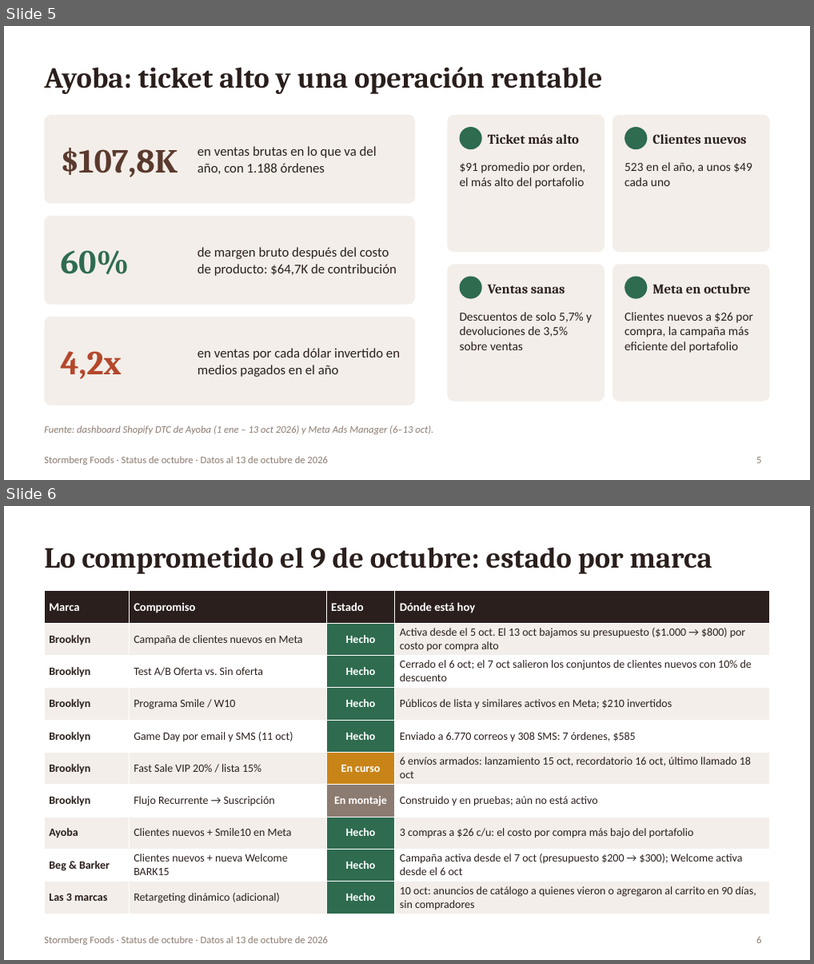
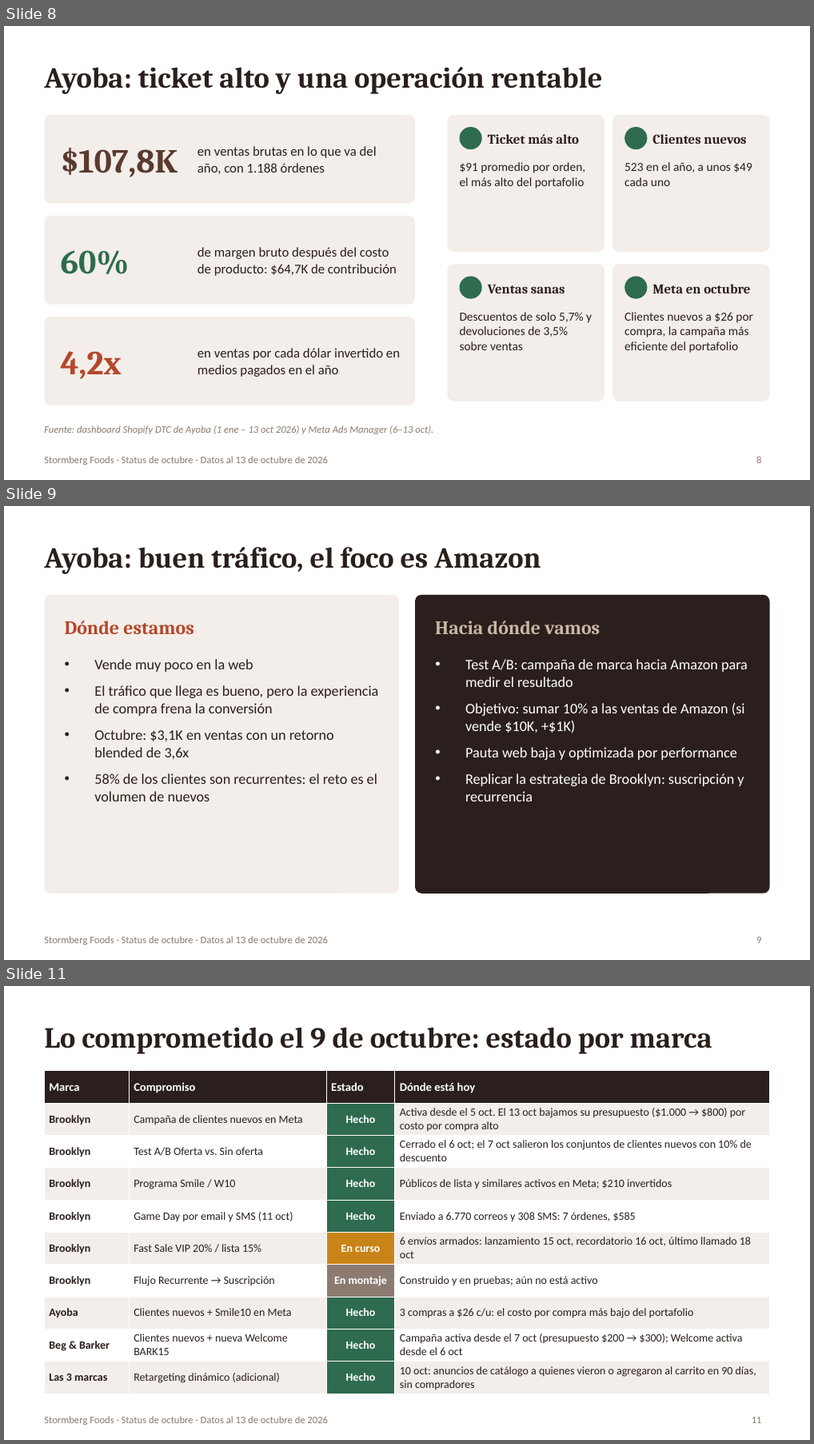
Before and after one commit to YamiCRebold/Stormberg2026, a slide deck: status_ceo/Stormberg_Status_CEO_Oct2026_ES.pptx. Shown one above the other, each under a label of ours: slides 5 and 6 before the commit, slides 8, 9 and 11 after it; the slides between them are not shown. The pictures are 814x964 and 814x1444 pixels, drawn with LibreOffice and Linux fonts; fonts in the diff are those of the drawing. Boxes give left, top, right and bottom in pixels: in the first picture for what was removed or moved away, otherwise in the second. Text is boxed around its words. In the diff, an @@ line names an element or a change of style, - is before the commit and + after.

```diff
--- a/status_ceo/Stormberg_Status_CEO_Oct2026_ES.pptx
+++ b/status_ceo/Stormberg_Status_CEO_Oct2026_ES.pptx
@@ slide 9 added at box(4, 506, 810, 960), background #FFFFFF; not listed: 1 template element that a slide beside it also shows @@
@@ title added at box(44, 547, 541, 574), 26 pt, text #2A1F1C, bold @@
+Ayoba: buen tráfico, el foco es Amazon
@@ rounded rectangle added at box(44, 595, 399, 893), fill #F3EEE9 @@
@@ rounded rectangle added at box(415, 595, 770, 893), fill #2A1F1C @@
@@ text added at box(65, 620, 194, 634), 17 pt, text #B4472B, bold @@
+Dónde estamos
@@ text added at box(435, 620, 600, 634), 17 pt, text #C9B8A6, bold @@
+Hacia dónde vamos
@@ text added at box(94, 659, 379, 801), 13 pt, text #2A1F1C @@
+• Vende muy poco en la web
+• El tráfico que llega es bueno, pero la experiencia de compra frena la conversión
+• Octubre: $3,1K en ventas con un retorno blended de 3,6x
+• 58% de los clientes son recurrentes: el reto es el volumen de nuevos
@@ text added at box(466, 659, 748, 801), 13 pt, text #FFFFFF @@
+• Test A/B: campaña de marca hacia Amazon para medir el resultado
+• Objetivo: sumar 10% a las ventas de Amazon (si vende $10K, +$1K)
+• Pauta web baja y optimizada por performance
+• Replicar la estrategia de Brooklyn: suscripción y recurrencia
@@ page number added at box(757, 936, 762, 943), 9 pt, text #8C7B70 @@
+9
@@ what was slide 5 is now slide 8 @@
@@ page number at box(757, 456, 762, 463): text changed @@
-5
+8
@@ what was slide 6 is now slide 11 @@
@@ page number at box(752, 1416, 762, 1423): text changed @@
-6
+11
```
Also in this commit, not shown: 4 slides changed, 2 other slides added, 2 other files.
